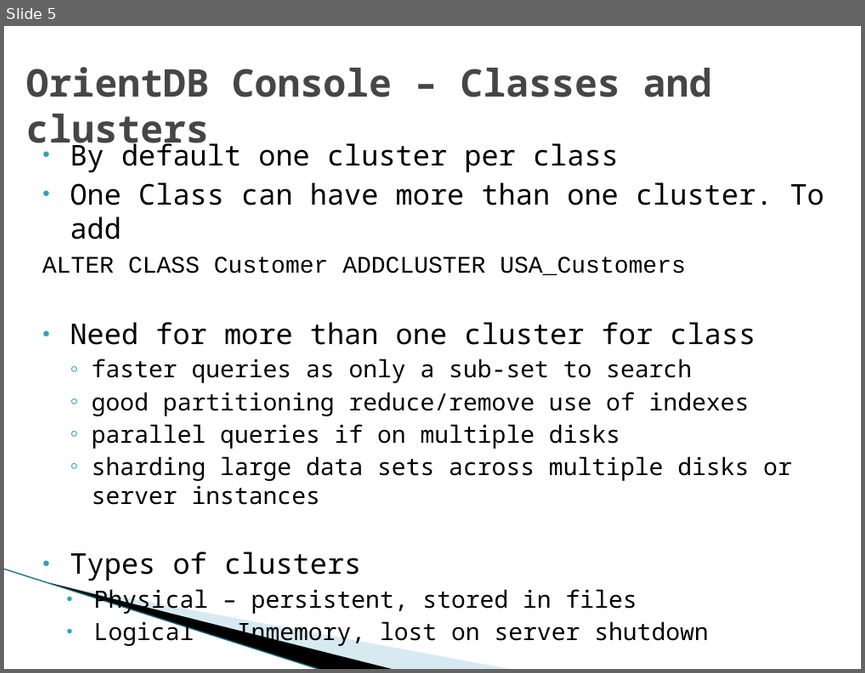
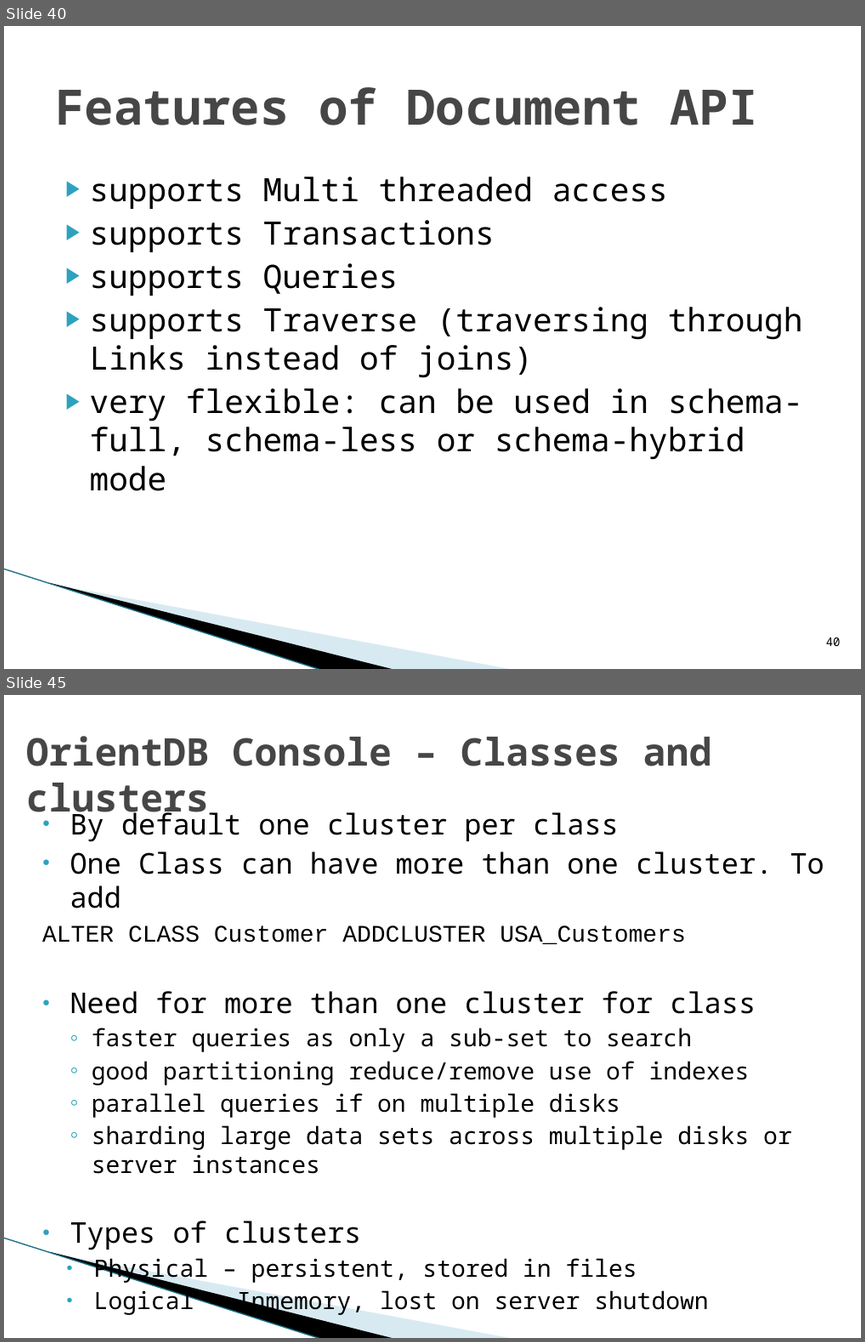
Before and after one commit to arunramkrish/bt_graphdb, a slide deck: presentations/2_OrientDB.pptx. Shown one above the other, each under a label of ours: slide 5 before the commit, slides 40 and 45 after it; the slides between them are not shown. The pictures are 865x673 and 865x1342 pixels, drawn with LibreOffice and Linux fonts; fonts in the diff are those of the drawing; background and template pictures are left out. Boxes give left, top, right and bottom in pixels: in the first picture for what was removed or moved away, otherwise in the second. Text is boxed around its words. In the diff, an @@ line names an element or a change of style, - is before the commit and + after.

```diff
--- a/presentations/2_OrientDB.pptx
+++ b/presentations/2_OrientDB.pptx
@@ slide 40 added at [4, 26, 861, 669], background #FFFFFF; not listed: 3 template elements that a slide beside it also shows @@
@@ title added at [55, 87, 757, 125], 41 pt, text #464646, bold @@
+Features of Document API
@@ text added at [90, 176, 803, 491], 27 pt, text #000000 @@
+▶ supports Multi threaded access
+▶ supports Transactions
+▶ supports Queries
+▶ supports Traverse (traversing through Links instead of joins)
+▶ very flexible: can be used in schema-full, schema-less or schema-hybrid mode
@@ page number added at [826, 637, 840, 646], 10 pt, text #000000 @@
+40
@@ what was slide 5 is now slide 45 @@
```
Also in this commit, not shown: 6 slides changed, 45 other slides added, 1 other file.
